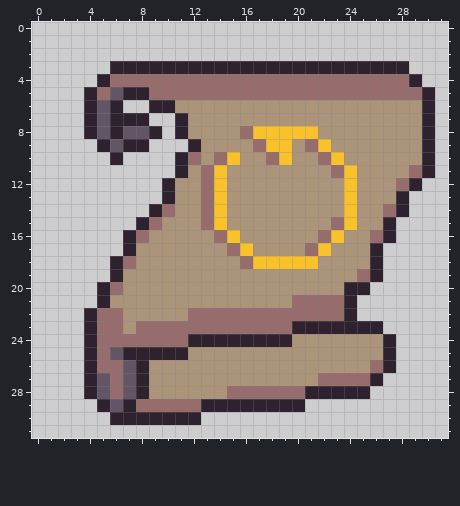
A pixel-art sprite gets an edit: gmtk2024/sprites/game_objects/scroll/rotate_scroll.png. The first picture shows the starting point.
The file is 32x32 pixels.
After:
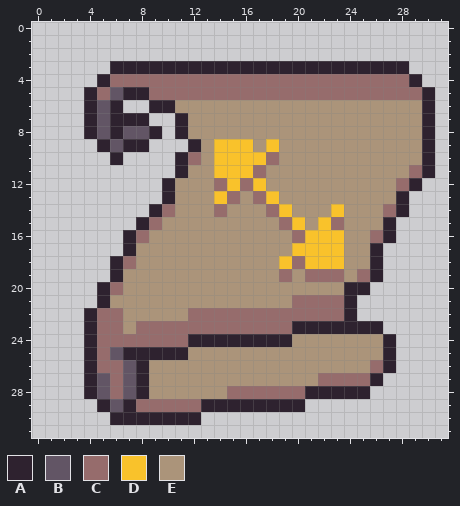
Palette (. is transparent): A #2e222f  B #625565  C #966c6c  D #f9c22b  E #ab947a
From the commit log: yeah yes
The exact change:
y 8: x 16..21 CDDDDD -> EEEEEE
y 9: x 14..17 EEEC -> DDDE; x 19 D -> E; x 21..22 CD -> EE
y 10: x 14 C -> D; x 16..17 EE -> DD; x 19 D -> E; x 22..23 CD -> EE
y 11: x 13 C -> E; x 15..17 EEE -> DDC; x 23..24 CD -> EE
y 12: x 13..17 CDEEE -> ECDCD; x 24 D -> E
y 13: x 13 C -> E; x 15 E -> C; x 17..18 EE -> CD; x 24 D -> E
y 14: x 13..14 CD -> EC; x 18..19 EE -> CD; x 23..24 ED -> DE
y 15: x 13..14 CD -> EE; x 19..20 EE -> CD; x 22 E -> D; x 24 D -> E
y 16: x 14..15 CD -> EE; x 20..22 EEC -> CDD
y 17: x 15..16 CD -> EE; x 20..21 EC -> DD; x 23 E -> D
y 18: x 16..18 CDD -> EEE; x 20 D -> C; x 22..23 EE -> DD
y 19: x 19 E -> C; x 21..23 EEE -> CCC
